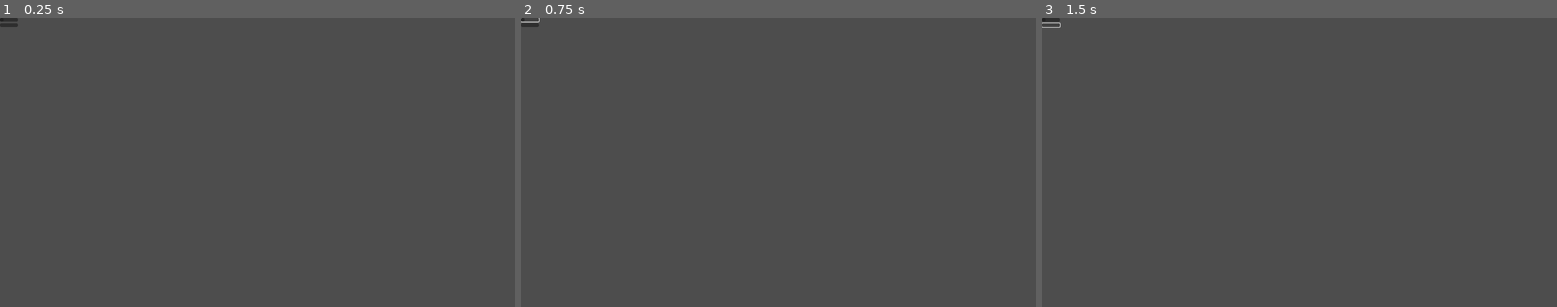
Above: before the commit, frames 1-3 (left to right).
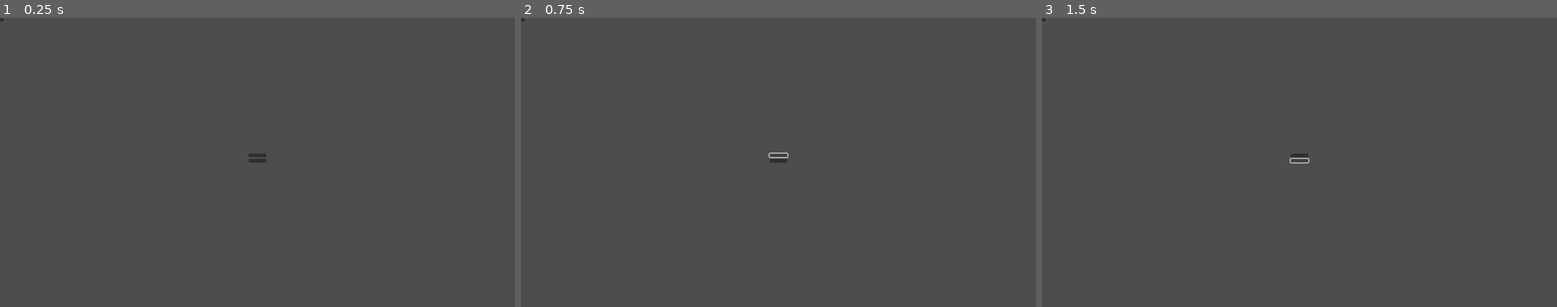
Above: after the commit, the same moments.

Repository: 6thAce/NorthernLights
Game: Godot game, scene res://Touch_Control.tscn
The game is run twice, just before and just after one commit, with the same random seed, the same clock (stepped at 60 frames per second) and the same inputs. This scene is started directly instead of the project's main scene.
Inputs (mouse positions are in pixels of both pictures, inside the frame that each line leads up to; where the layout moved, square brackets give the same spot in the first picture):
- Up to frame 1 (0.25 s): no input
- Up to frame 2 (0.75 s): click (778, 156) [531, 20] at 0.5 s
- Up to frame 3 (1.5 s): click (1299, 159) [1052, 23] at 1.25 s

The runs differ from the first frame. In frame 1, 0.1% of the frame differs, in the area x 0-52%, y 0-50%; in frame 2, 0.1%; in frame 3, 0.1%.

Commit message:
Update Touch_Control.tscn

Diff:
--- a/Touch_Control.tscn
+++ b/Touch_Control.tscn
@@ -3,8 +3,17 @@
 [node name="CanvasLayer" type="CanvasLayer"]
 
 [node name="VBoxContainer" type="VBoxContainer" parent="."]
-offset_right = 40.0
-offset_bottom = 40.0
+anchors_preset = 8
+anchor_left = 0.5
+anchor_top = 0.5
+anchor_right = 0.5
+anchor_bottom = 0.5
+offset_left = -20.0
+offset_top = -20.0
+offset_right = 20.0
+offset_bottom = 20.0
+grow_horizontal = 2
+grow_vertical = 2
 
 [node name="Left" type="Button" parent="VBoxContainer"]
 layout_mode = 2
